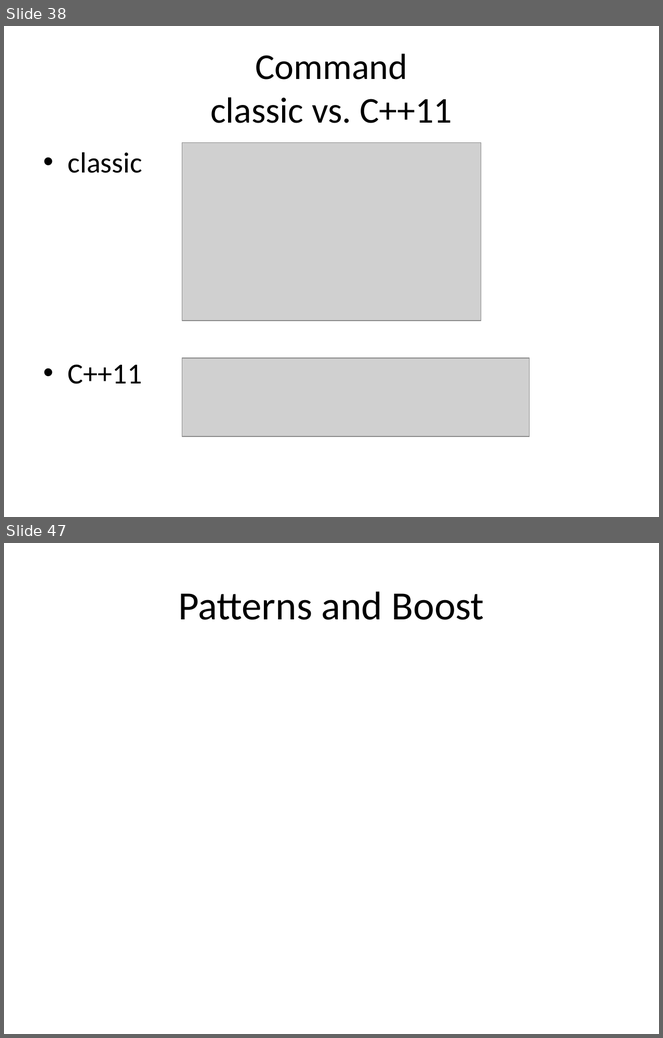
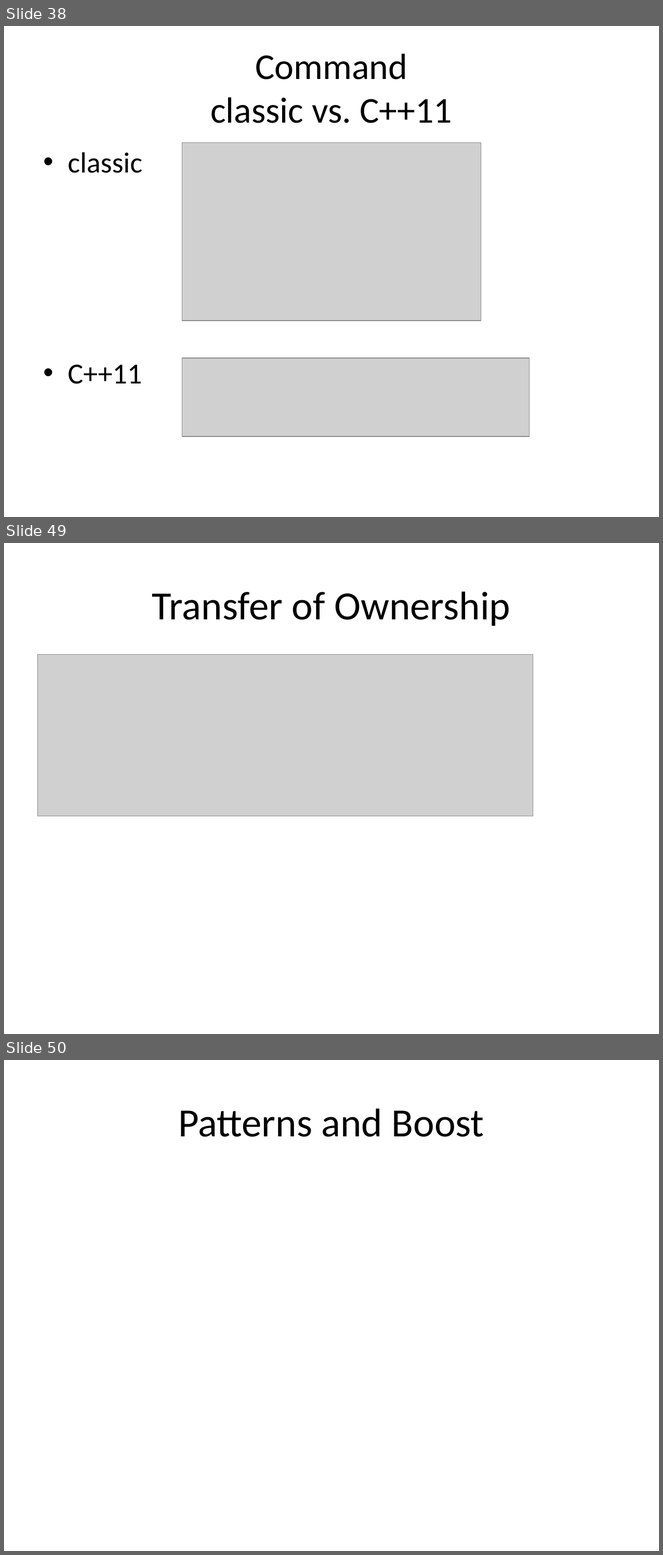
Before and after one commit to kamyu104/GofPatterns, a slide deck: Effective patterns.ppt. Shown one above the other, each under a label of ours: slides 38 and 47 before the commit, slides 38, 49 and 50 after it; the slides between them are not shown. The pictures are 663x1038 and 663x1555 pixels, drawn with LibreOffice and Linux fonts; fonts in the diff are those of the drawing; grey boxes stand for pictures. Boxes give left, top, right and bottom in pixels: in the first picture for what was removed or moved away, otherwise in the second. Text is boxed around its words. In the diff, an @@ line names an element or a change of style, - is before the commit and + after.

```diff
--- a/Effective patterns.ppt
+++ b/Effective patterns.ppt
@@ slide 49 added at (4,543,659,1034), background #FFFFFF @@
@@ title added at (152,591,510,626), 44 pt, text #000000 @@
+Transfer of Ownership
@@ picture added at (37,654,533,816) @@
@@ what was slide 47 is now slide 50 @@
```
Also in this commit, not shown: 4 slides changed, 7 other slides added, 5 slides removed, 3 other files.
